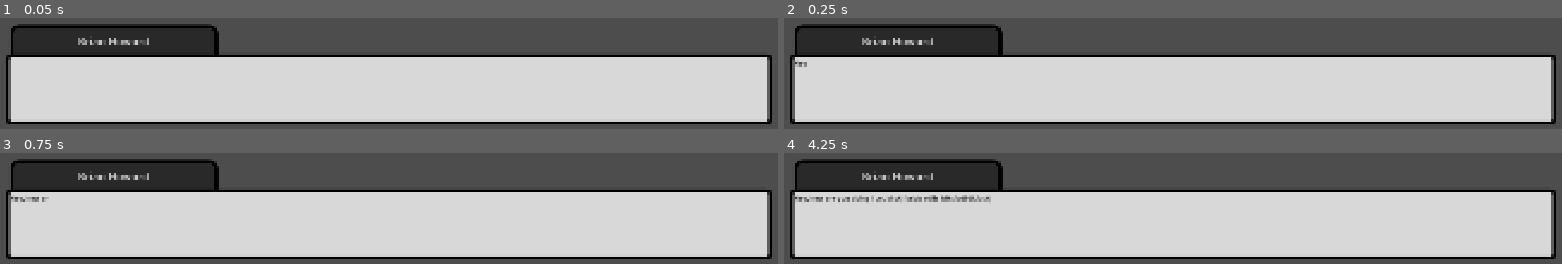
Above: before the commit, frames 1-4 (two rows, left to right).
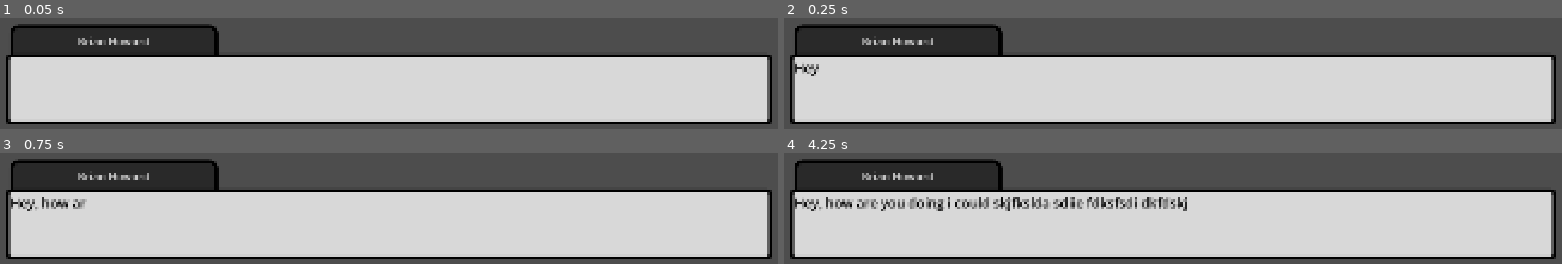
Above: after the commit, the same moments.

Repository: Arrenteks/LD60
Game: Godot game, scene res://scenes/DialogSystem/dialogue.tscn
Two runs of this game, one before a commit and one after it. Both use one fixed random seed, a clock stepped at 60 frames per second and the inputs below. This scene is started directly instead of the project's main scene.
Inputs (mouse positions are in pixels of both pictures, inside the frame that each line leads up to):
- Up to frame 1 (0.05 s): no input
- Up to frame 2 (0.25 s): no input
- Up to frame 3 (0.75 s): move the mouse to (outside the picture) at 0.52 s; click (outside the picture) at 0.67 s
- Up to frame 4 (4.25 s): drag from (outside the picture) to (outside the picture) at 1.27 s; move the mouse to (outside the picture) at 2.02 s; click (outside the picture) at 2.17 s; drag from (outside the picture) to (outside the picture) at 2.77 s; move the mouse to (outside the picture) at 3.52 s; click (outside the picture) at 3.67 s

Frame 1 is identical in both runs. In frame 2, 0.2% of the frame differs, in the area x 1-5%, y 39-53%; in frame 3, 0.6%; in frame 4, 3.6%, in the area x 1-52%, y 37-53%.

Commit message:
working call (mostly, probably)

Diff:
--- a/ld-60/scenes/DialogSystem/dialogWindow.tscn
+++ b/ld-60/scenes/DialogSystem/dialogWindow.tscn
@@ -30,7 +30,7 @@
 size_flags_vertical = 8
 theme = ExtResource("2_xnx6e")
 
-[node name="RichTextLabel" type="RichTextLabel" parent="." unique_id=214871747]
+[node name="Textbox_Text" type="RichTextLabel" parent="." unique_id=214871747]
 custom_minimum_size = Vector2(0, 150)
 layout_mode = 2
 size_flags_vertical = 8
--- a/ld-60/scenes/DialogSystem/dialogue.tscn
+++ b/ld-60/scenes/DialogSystem/dialogue.tscn
@@ -13,7 +13,7 @@
 grow_vertical = 2
 script = ExtResource("1_w7mbq")
 
-[node name="DialogWindow" parent="." unique_id=235159567 node_paths=PackedStringArray("textbox") instance=ExtResource("2_8ahr4")]
+[node name="DialogWindow" parent="." unique_id=235159567 instance=ExtResource("2_8ahr4")]
 custom_minimum_size = Vector2(1920, 1080)
 layout_mode = 0
 anchors_preset = 0
@@ -21,4 +21,3 @@
 anchor_bottom = 0.0
 grow_horizontal = 1
 grow_vertical = 1
-textbox = NodePath("RichTextLabel")
--- a/ld-60/scripts/DialogSystem/dialog_window.gd
+++ b/ld-60/scripts/DialogSystem/dialog_window.gd
@@ -2,12 +2,15 @@
 class_name DialogueWindow
 
 @onready var voice_acting: VoiceActing = $VoiceActing
+@onready var rich_text_label: RichTextLabel = $Textbox_Text
 
-@export var textbox: RichTextLabel
+#@export var textbox: RichTextLabel
 @export var typeSpeed: float = 15
 @export var textDelay: float = 1
 var isTyping: bool = false
 var typeTimer: float = 0
+
+@onready var textbox: RichTextLabel = $Textbox_Text
 
 # ---- Deprecated ---- #
 var futureText: Array[String]
@@ -19,16 +22,27 @@
 @onready var speaker_name: Label = $VBoxContainer/SpeakerName
 
 # Called when the node enters the scene tree for the first time.
-
+#signal
+signal dialoug_over
 #func _ready():
 	##depending on where we will initilize the textbox for the character, wie need to setup the voice. The params will come from character ressources
 	## we also need to assigne the caller to the Bus Caller, the reciever to the bus Reciever and incase of interuption the Interuptor
 	#voice_acting.set_character_params(0.5,0.3,&"Caller")
 	#addText(["first there was war", "Lorem ipsum dingsi bumsi", "Markov Grrrrrrrrrrrrrrrrrrrrrrrrrrrrr"])
+func play_caller_request(new_call: CallResource):
+	# TODO: close open windows i guess?
+	current_call_position = -1
+	current_call = new_call
+	if current_call.diaologue.size() < current_call_position:
+		print("Error when trying to add a new Dialogue. Dialogue -> DialogWindow -> set_new_dialogue()")
+		return
+	play_next_line()
+
+func play_dialoug():
+	play_next_line()
 
 func set_new_dialogue(new_call: CallResource):
-	# TODO: close open windows i guess?
-	current_call_position = 0
+	current_call_position = -1
 	current_call = new_call
 	if current_call.diaologue.size() < current_call_position:
 		print("Error when trying to add a new Dialogue. Dialogue -> DialogWindow -> set_new_dialogue()")
@@ -36,9 +50,19 @@
 	play_next_line()
 
 func play_next_line():
-	var current_dialogue: DialougPart = current_call.diaologue[current_call_position]
-	var active_speaker: PersonResource = current_dialogue.speaker
-	var active_text: String = current_dialogue.text
+	var current_dialogue: DialougPart
+	var active_speaker: PersonResource
+	var active_text: String
+	# if initial message, manage caller connection request
+	if current_call_position < 0:
+		current_dialogue = current_call.diaologue[current_call_position]
+		active_speaker = current_call.caller
+		active_text = current_call.diaologue[0].text #TODO
+	# else advance the dialogue
+	else:
+		current_dialogue = current_call.diaologue[current_call_position]
+		active_speaker = current_dialogue.speaker
+		active_text = current_dialogue.text
 	voice_acting.set_character_params(active_speaker.base_pitch,active_speaker.pitch_varianz,&"Caller")
 	speaker_name.text = active_speaker.name.person_name
 	startText(active_text)
@@ -79,8 +103,13 @@
 				voice_acting.play_sound(textbox.text[textbox.visible_characters-1].to_lower())
 			else:
 				isTyping = false
+				if current_call_position < 0:
+					current_call_position = 0
+					return
 				current_call_position += 1
 				if(current_call_position < current_call.diaologue.size()):
 					get_tree().create_timer(textDelay).timeout.connect(func(): play_next_line())
 				else:
-					get_tree().create_timer(textDelay).timeout.connect(func(): startText(""))
+					#hier signal
+
+					get_tree().create_timer(textDelay).timeout.connect(dialoug_over.emit)
--- a/ld-60/scripts/call_instance.gd
+++ b/ld-60/scripts/call_instance.gd
@@ -1,5 +1,7 @@
 extends Node2D
 class_name CallInstance
+
+const DIALOGUE = preload("uid://ccy2o7kramesx")
 
 var status : CallManager.CallStatus
 var call_ressource : CallResource
@@ -7,6 +9,7 @@
 var plgReciever : PhoneLogicGroup # light and hole of reciever
 var call_rev_group : CallRevGroup # teh cluster of cabels and the switch
 
+var d : DialogueWindow
 # Called when the node enters the scene tree for the first time.
 func _ready() -> void:
 	#slotLightGroup.phone_logic_group_connected.connect(call_registered)
@@ -69,6 +72,14 @@
 func start_Caller_request():
 	status = CallManager.CallStatus.CallerRequestAcceptet
 	print_debug("please talk to me")
+
+	if d == null:
+		d = DIALOGUE.instantiate()
+		add_child(d)
+	d.size = Vector2(1920,1080)
+	d.position = Vector2(0,0)
+	d.play_caller_request(call_ressource)
+
 	plgCaller.modluate_signal(Color(0.254, 0.75, 0.774, 1.0))
 	# TODO: START CALLER DIALOUGE
 
@@ -90,12 +101,17 @@
 		plgReciever.modluate_signal(Color(0.0, 0.392, 0.05, 1.0))
 		status = CallManager.CallStatus.Running
 		print_debug("hurray")
-		var timer = Timer.new()
-		add_child(timer)
-		timer.wait_time = 3
-		timer.one_shot = true
-		timer.timeout.connect(end_call)
-		timer.start()
+		d.play_dialoug()
+		d.dialoug_over.connect(end_call)
+
+
+
+		#var timer = Timer.new()
+		#add_child(timer)
+		#timer.wait_time = 10
+		#timer.one_shot = true
+		#timer.timeout.connect(end_call)
+		#timer.start()
 
 
 func end_call():
--- a/ld-60/scripts/telephone_book_dragable.gd
+++ b/ld-60/scripts/telephone_book_dragable.gd
@@ -17,19 +17,20 @@
 	var preview := Control.new()
 	preview.add_child(temp_button)
 	temp_button.position = -0.5 * temp_button.size
+	preview.z_index=200
 
 	# Sets what the user will see they are dragging.
 	set_drag_preview(preview)
 
 	return person_data
 
-# Returns a boolean by examining the data being dragged to see if it's valid
-# to drop here.
-func _can_drop_data(_at_position: Vector2, data: Variant) -> bool:
-	return true
-
-
-# Takes the data being dragged and processes it. In this case, we are
-# assigning a new color to the target color picker button.
-func _drop_data(_at_position: Vector2, data: Variant) -> void:
-	text = data
+## Returns a boolean by examining the data being dragged to see if it's valid
+## to drop here.
+#func _can_drop_data(_at_position: Vector2, data: Variant) -> bool:
+	#return true
+#
+#
+## Takes the data being dragged and processes it. In this case, we are
+## assigning a new color to the target color picker button.
+#func _drop_data(_at_position: Vector2, data: Variant) -> void:
+	#text = data
--- a/ld-60/themes/textbox_panel.tres
+++ b/ld-60/themes/textbox_panel.tres
@@ -19,3 +19,4 @@
 [resource]
 Panel/styles/panel = SubResource("StyleBoxFlat_aaqi7")
 RichTextLabel/colors/default_color = Color(0, 0, 0, 1)
+RichTextLabel/font_sizes/normal_font_size = 32
Not shown, added: ld-60/scenes/DialogSystem/dialogWindow.tscn534091931.tmp
